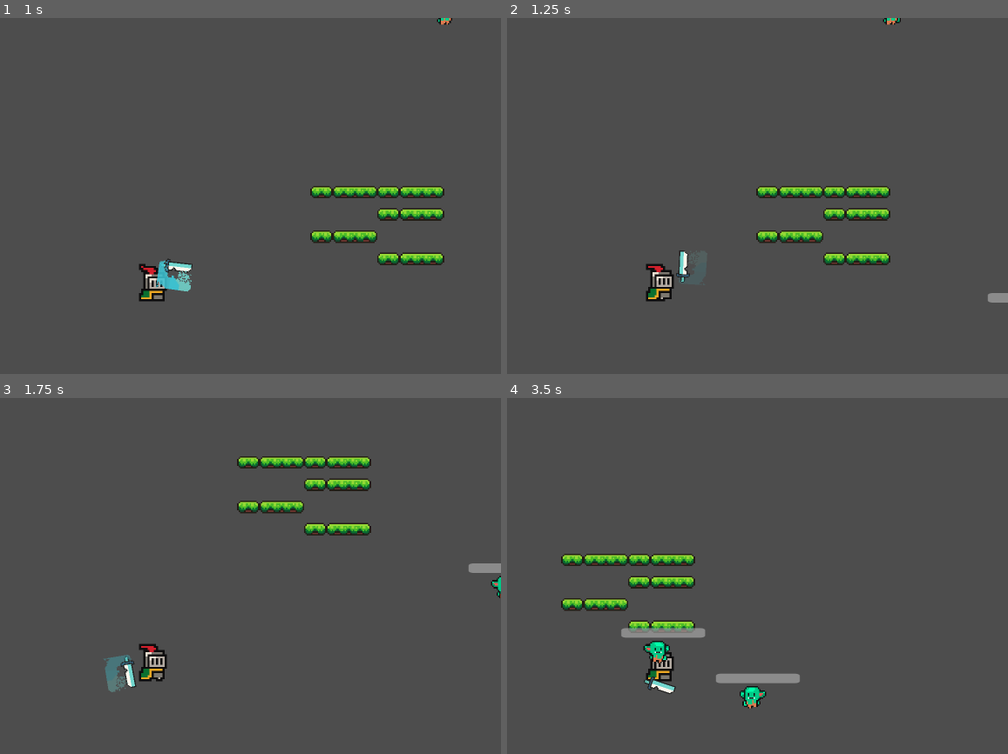
Above: before the commit, frames 1-4 (two rows, left to right).
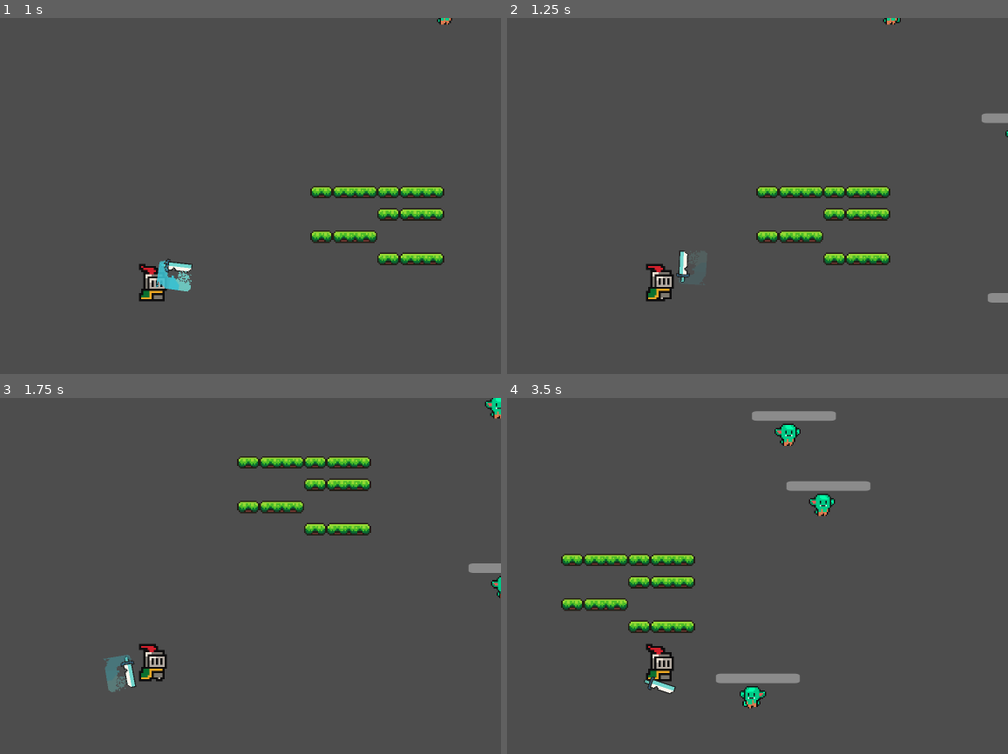
Above: after the commit, the same moments.

Repository: IAmRustee/Secrets-of-Harkanon-The-Silver-Moon-City
Game: Godot game, scene res://Scenes/world.tscn
The game is run twice, just before and just after one commit, with the same random seed, the same clock (stepped at 60 frames per second) and the same inputs.
Inputs (mouse positions are in pixels of both pictures, inside the frame that each line leads up to):
- Up to frame 1 (1 s): move the mouse to (305, 252) at 0.52 s; press the mouse at (305, 252) at 0.53 s; hold D (Move_right) from 0.53 s (still down)
- Up to frame 2 (1.25 s): keep holding D (Move_right)
- Up to frame 3 (1.75 s): move the mouse to (15, 686) at 1.27 s; release D (Move_right) at 1.28 s; release the mouse at (15, 686) at 1.28 s; hold S (Move_down) from 1.28 s (still down); click (15, 686) at 1.35 s
- Up to frame 4 (3.5 s): move the mouse to (727, 543) at 2.02 s; release S (Move_down) at 2.03 s; press the mouse at (727, 543) at 2.03 s; hold D (Move_right) 2.03-2.78 s; move the mouse to (outside the picture) at 2.77 s; release the mouse at (outside the picture) at 2.78 s; hold W (Move_up) from 2.78 s (still down); click (outside the picture) at 2.85 s

Frame 1 is identical in both runs. In frame 2, 0.1% of the frame differs, in the area x 94-100%, y 26-34%; in frame 3, 0.1%; in frame 4, 2.0%, in the area x 22-73%, y 3-75%.

Commit message:
test sub branch

Diff:
--- a/Scenes/world.tscn
+++ b/Scenes/world.tscn
@@ -37,3 +37,6 @@
 
 [node name="Node2D" parent="." unique_id=658949752 instance=ExtResource("4_fo5ed")]
 position = Vector2(125, -51)
+
+[node name="Node2D" parent="Node2D" unique_id=828559927 instance=ExtResource("4_fo5ed")]
+position = Vector2(125, -51)
